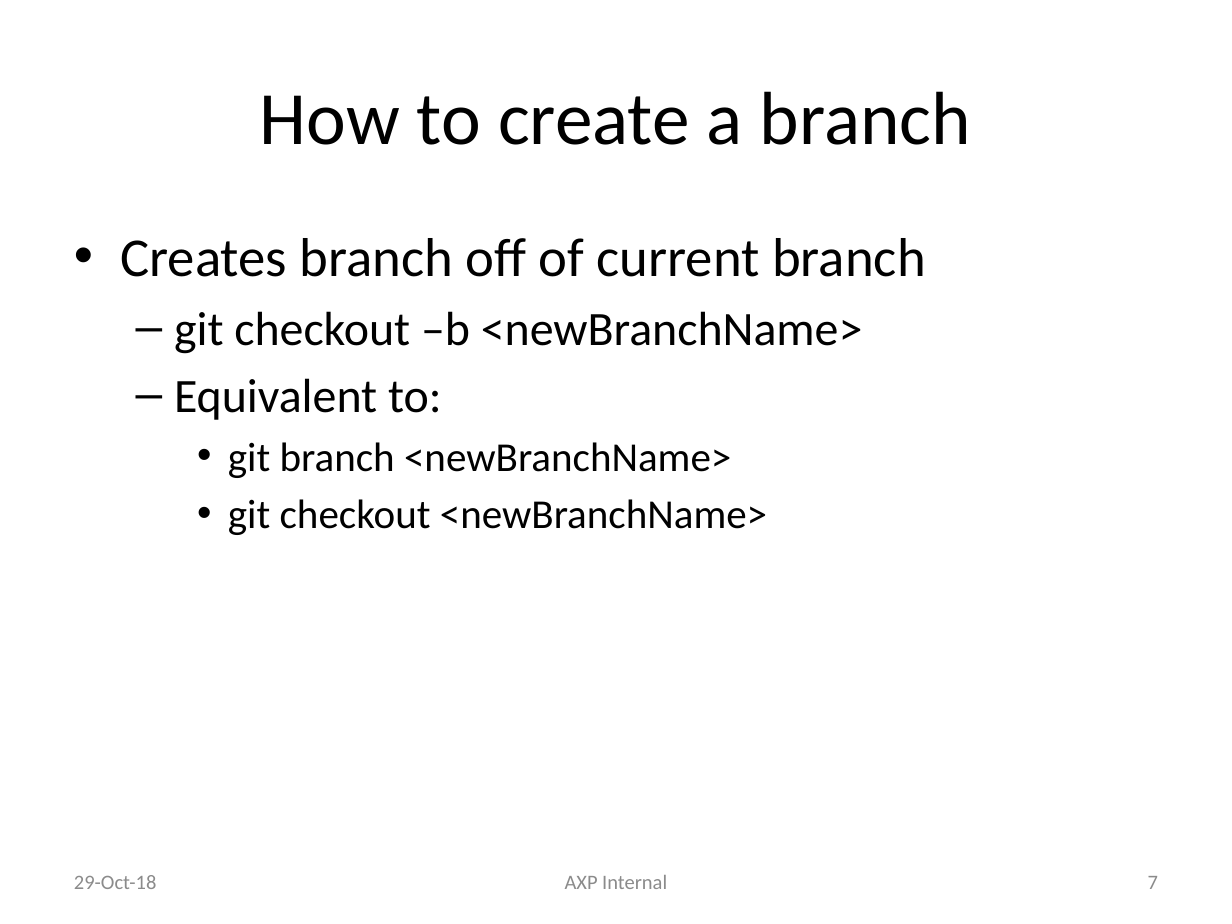
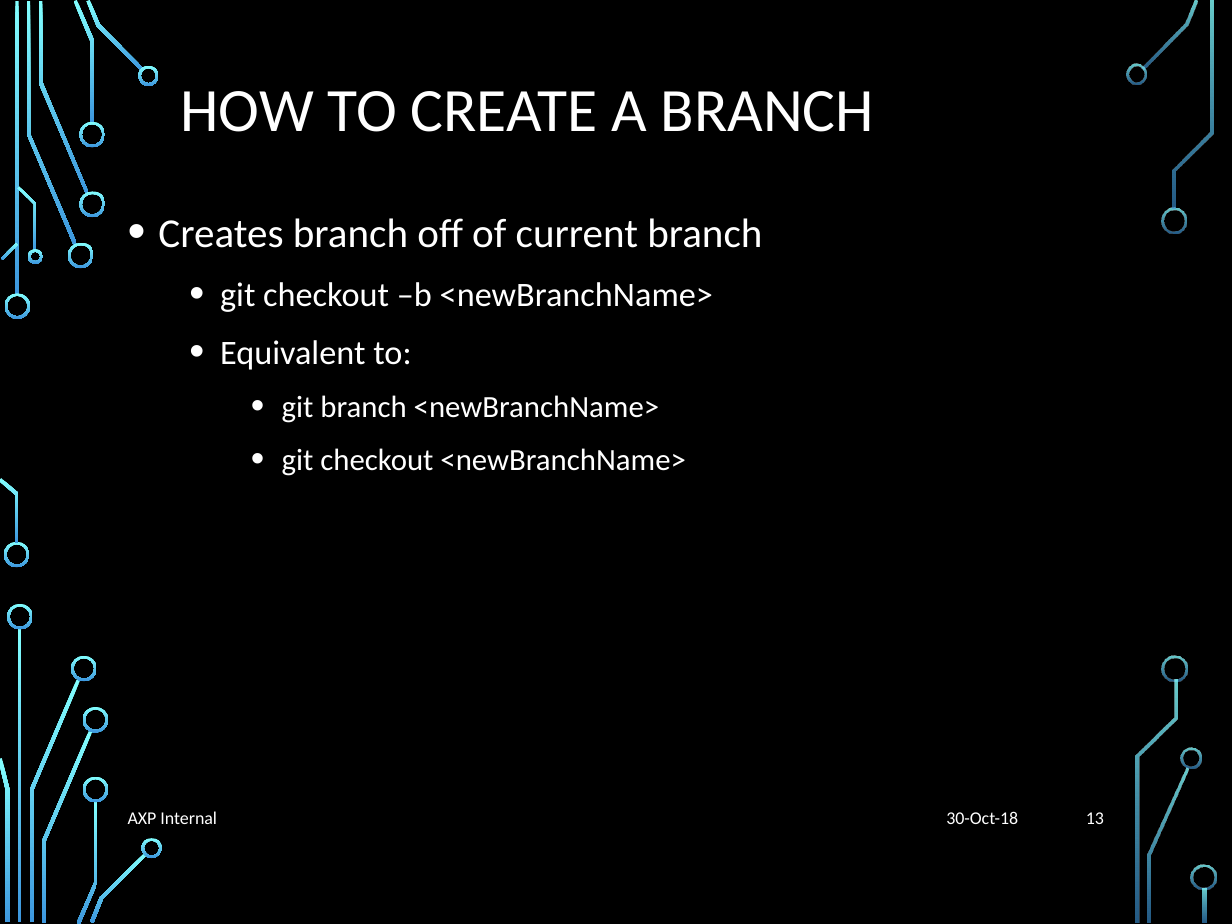
Before and after one commit to liyuan6006/GitStrategies, a slide deck: slide 13 of Branching.pptx (slide 7 before the commit). Drawn at 1232x924 pixels with LibreOffice and Linux fonts; fonts in the diff are those of the drawing; background and template pictures are left out. Boxes give left, top, right and bottom in pixels: in the first picture for what was removed or moved away, otherwise in the second. Text is boxed around its words. In the diff, an @@ line names an element or a change of style, - is before the commit and + after.

```diff
--- a/Branching.pptx
+++ b/Branching.pptx
@@ background #FFFFFF to picture (left out) @@
@@ title at [181, 91, 874, 132]: text changed; size 44 to 36 pt; text colour #000000 to #FFFFFF @@
-How to create a branch
+HOW TO CREATE A BRANCH
@@ text "Creates branch off of current ...": place and size @@
-text "Creates branch off of current ..." at [120, 238, 926, 535]
+text "Creates branch off of current ..." at [158, 218, 762, 476]
@@ text "Creates branch off of current ..." at [158, 218, 762, 476]: size 32 to 24 pt in "Creates branch off of current branch"; text colour #000000 to #FFFFFF; size 28 to 20 pt in "git checkout –b <newBranchName>", "Equivalent to:"; size 24 to 18 pt in "git branch <newBranchName>", "git checkout <newBranchName>"; indent changed; line spacing 1 to 1.2; more space between paragraphs; bullet – to • @@
@@ text "AXP Internal": place and size @@
-text "AXP Internal" at [565, 875, 667, 889]
+text "AXP Internal" at [128, 811, 217, 824]
@@ text "AXP Internal" at [128, 811, 217, 824]: size 12 to 10.5 pt, text colour #8C8C8C to #FFFFFF; alignment centre to left @@
@@ text at [946, 811, 1018, 824]: text changed; size 12 to 10.5 pt; text colour #8C8C8C to #FFFFFF @@
-29-Oct-18
+30-Oct-18
@@ page number at [1086, 812, 1104, 824]: text changed; size 12 to 10.5 pt; text colour #8C8C8C to #FFFFFF @@
-7
+13
@@ group added at [0, 0, 1216, 924]: 33 freeform shapes, 3 rectangles @@
```
Also in this commit, not shown: 12 other slides changed, 4 slides added, 4 slides removed.
